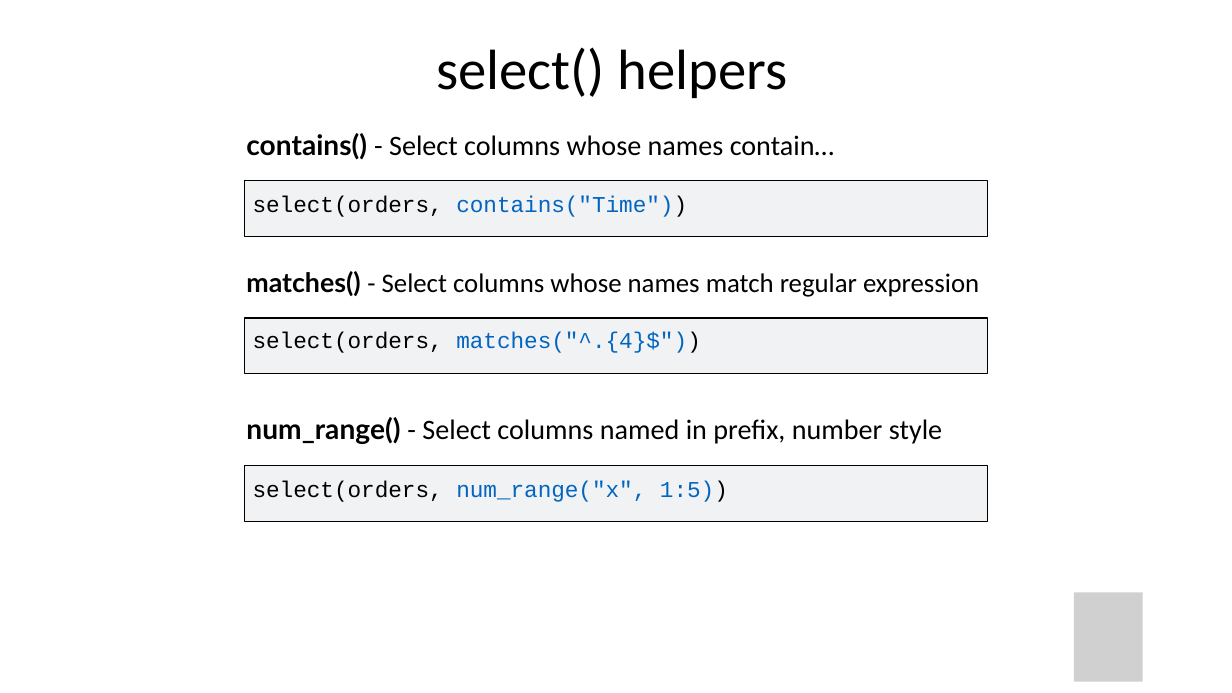
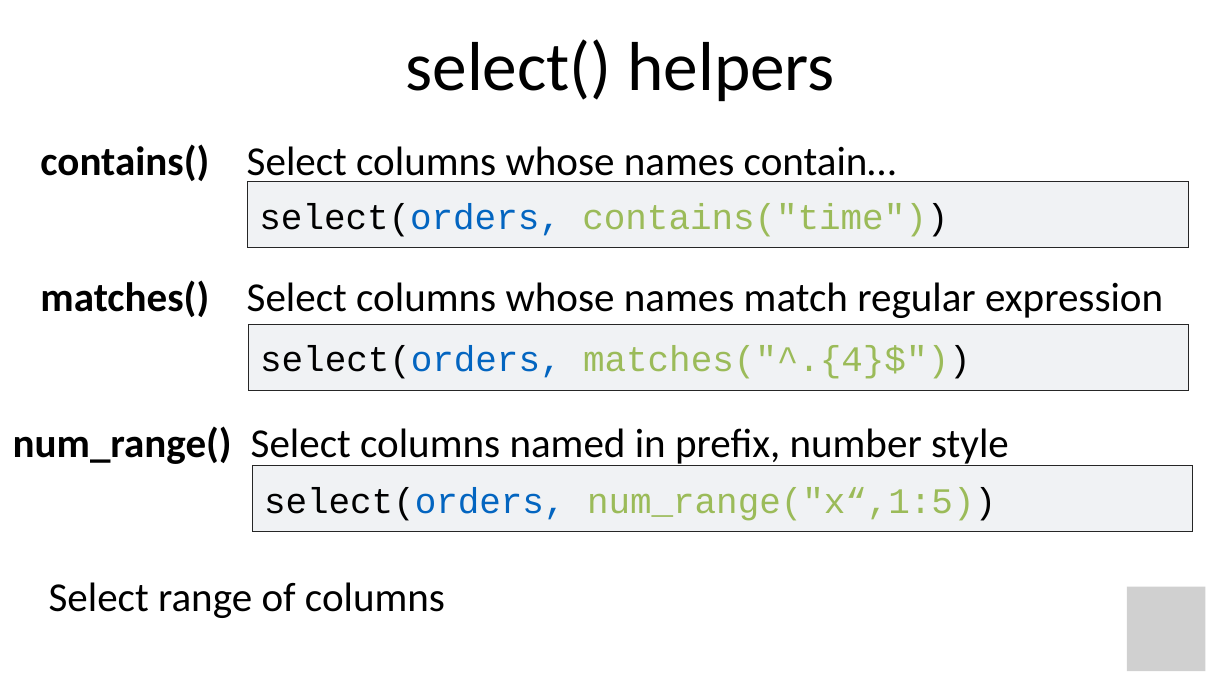
Before and after one commit to amromeo/api_r2020, a slide deck: slide 22 of 03 - Transform.pptx. Drawn at 1232x693 pixels with LibreOffice and Linux fonts; fonts in the diff are those of the drawing; grey boxes stand for pictures. Boxes give left, top, right and bottom in pixels: in the first picture for what was removed or moved away, otherwise in the second. Text is boxed around its words. In the diff, an @@ line names an element or a change of style, - is before the commit and + after.

Commit message:
select changes

```diff
--- a/03 - Transform.pptx
+++ b/03 - Transform.pptx
@@ title "select() helpers" moved from (x1=436, y1=47, x2=788, y2=98) to (x1=406, y1=39, x2=835, y2=102) @@
@@ title "select() helpers" at (x1=406, y1=39, x2=835, y2=102): size 44.2 to 54 pt @@
@@ text at (x1=40, y1=144, x2=896, y2=185): text changed; size 22 to 32 pt @@
-contains() - Select columns whose names contain…
+contains() Select columns whose names contain…
@@ text "select(orders, contains("time"))" at (x1=259, y1=203, x2=948, y2=237): fill #F0F2F4 to none; outline #000000 0.82 pt to none @@
@@ text "select(orders, contains("time"))" moved from (x1=244, y1=181, x2=988, y2=237) to (x1=259, y1=203, x2=948, y2=237) @@
@@ freeform shape added at (x1=248, y1=182, x2=1189, y2=249), fill #F0F2F4, outline #262626 0.75 pt @@
@@ text at (x1=259, y1=203, x2=948, y2=237): text changed; size 17.7 to 28 pt; text colour #0365C0 to #9BBB59 @@
-select(orders, contains("Time"))
+select(orders, contains("time"))
@@ text at (x1=40, y1=280, x2=1163, y2=318): text changed; size 20.9 to 32 pt @@
-matches() - Select columns whose names match regular expression
+matches() Select columns whose names match regular expression
@@ freeform shape added at (x1=249, y1=324, x2=1189, y2=391), fill #F0F2F4, outline #262626 0.75 pt @@
@@ text "select(orders, matches("^.{4}$"))" moved from (x1=244, y1=318, x2=988, y2=373) to (x1=260, y1=346, x2=971, y2=379) @@
@@ text "select(orders, matches("^.{4}$"))" at (x1=260, y1=346, x2=971, y2=379): size 17.7 to 28 pt; text colour #000000 to #0365C0 in "select(orders,"; text colour #0365C0 to #9BBB59 in "matches("^.{4}$"))"; indent changed; more space between paragraphs; fill #F0F2F4 to none; outline #000000 0.82 pt to none @@
@@ text at (x1=13, y1=426, x2=1009, y2=467): text changed; size 22 to 32 pt @@
-num_range() - Select columns named in prefix, number style
+num_range() Select columns named in prefix, number style
@@ text "select(orders, num_range("x“,1:5))" moved from (x1=244, y1=466, x2=988, y2=521) to (x1=264, y1=487, x2=996, y2=521) @@
@@ text "select(orders, num_range("x“,1:5))" at (x1=264, y1=487, x2=996, y2=521): fill #F0F2F4 to none; outline #000000 0.82 pt to none @@
@@ freeform shape added at (x1=252, y1=466, x2=1193, y2=532), fill #F0F2F4, outline #262626 0.75 pt @@
@@ text at (x1=264, y1=487, x2=996, y2=521): text changed; size 17.7 to 28 pt; text colour #0365C0 to #9BBB59 @@
-select(orders, num_range("x", 1:5))
+select(orders, num_range("x“,1:5))
@@ text added at (x1=49, y1=582, x2=445, y2=618), 32 pt, text #000000 @@
+: Select range of columns
@@ picture resized from (x1=1074, y1=592, x2=1142, y2=682) to (x1=1128, y1=587, x2=1206, y2=671) @@
```
Also in this commit, not shown: 24 other slides changed, 1 slide added, 1 other file.
